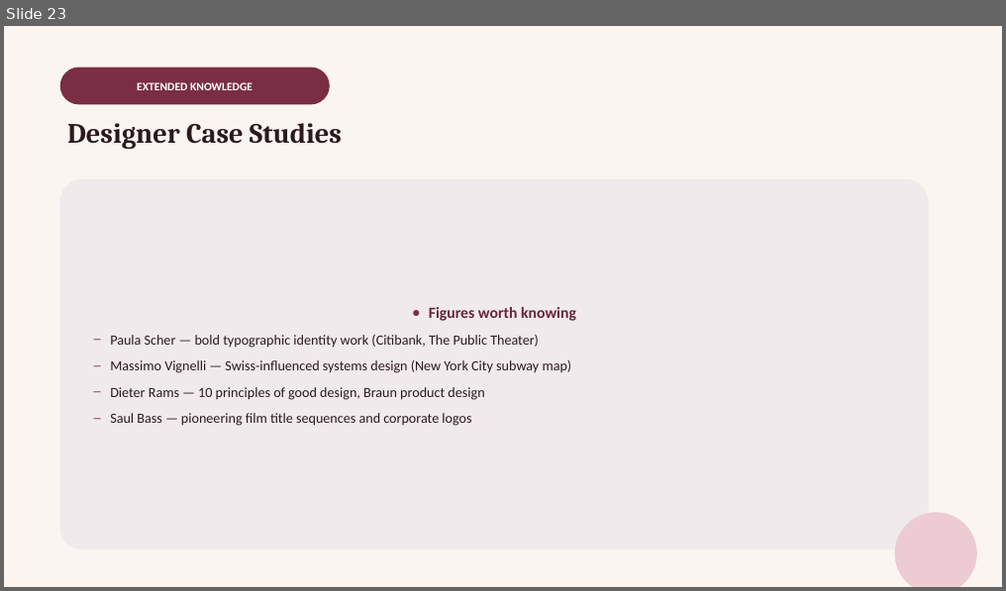
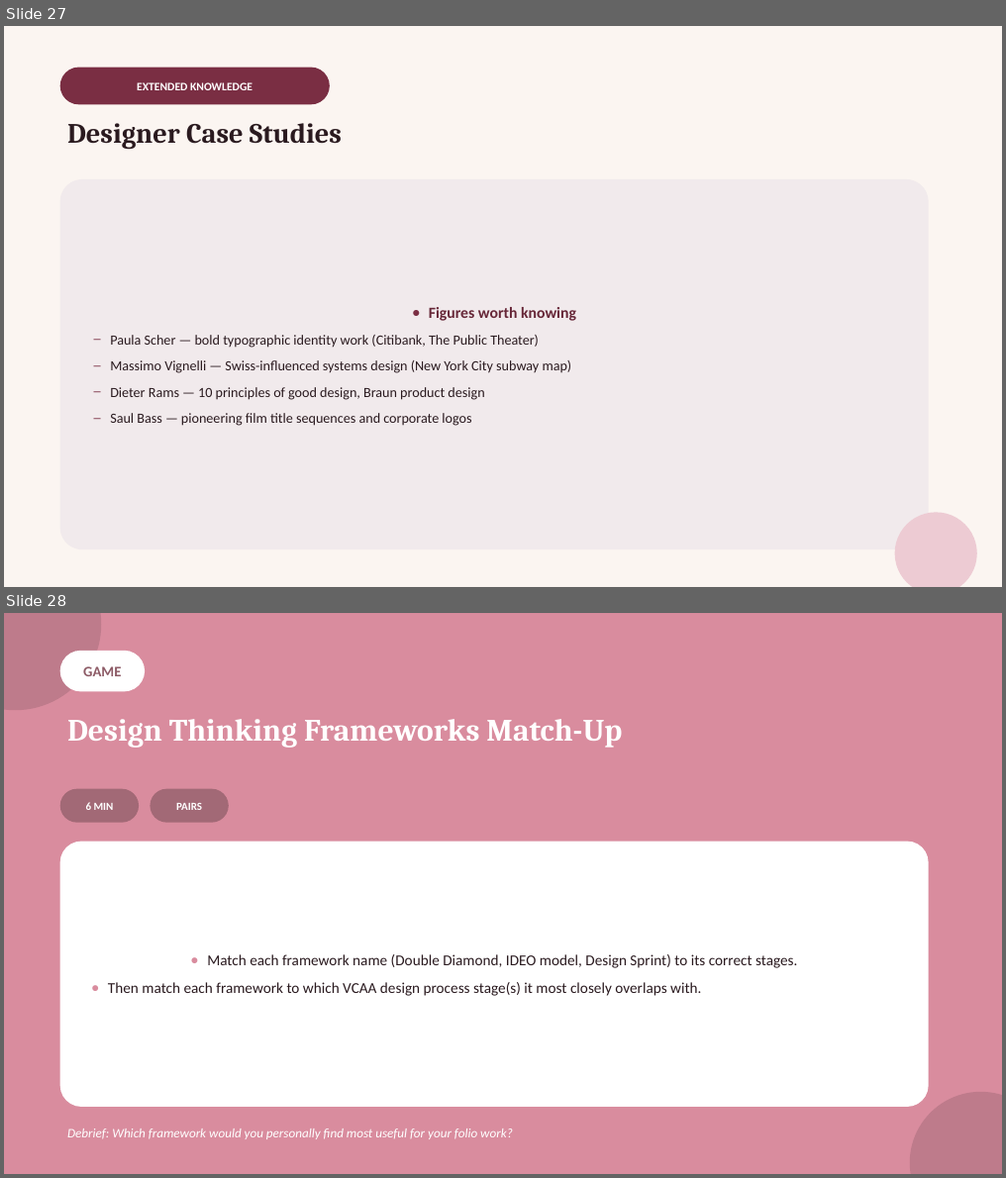
Before and after one commit to melodywyc0710/chuck, a slide deck: teaching-materials/vcd-vce/powerpoint/Unit2-Design-Contexts-and-Connections.pptx. Shown one above the other, each under a label of ours: slide 23 before the commit, slides 27 and 28 after it. The pictures are 1006x591 and 1006x1178 pixels, drawn with LibreOffice and Linux fonts; fonts in the diff are those of the drawing. Boxes give left, top, right and bottom in pixels: in the first picture for what was removed or moved away, otherwise in the second. Text is boxed around its words. In the diff, an @@ line names an element or a change of style, - is before the commit and + after.

```diff
--- a/teaching-materials/vcd-vce/powerpoint/Unit2-Design-Contexts-and-Connections.pptx
+++ b/teaching-materials/vcd-vce/powerpoint/Unit2-Design-Contexts-and-Connections.pptx
@@ slide 28 added at [4,613,1002,1174], background #D98C9E @@
@@ ellipse added at [4,613,101,710], fill #BE7B8B @@
@@ rounded rectangle added at [60,651,145,691], fill #FFFFFF, 14 pt, text #8D5B66, bold @@
+GAME
@@ text added at [67,719,622,748], 30 pt, text #FFFFFF, bold @@
+Design Thinking Frameworks Match-Up
@@ rounded rectangle added at [60,789,139,823], fill #A26976, 10.5 pt, text #FFFFFF, bold @@
+6 MIN
@@ rounded rectangle added at [150,789,229,823], fill #A26976, 10.5 pt, text #FFFFFF, bold @@
+PAIRS
@@ rounded rectangle added at [60,842,929,1107], fill #FFFFFF, 14.5 pt, text #2A1A1F @@
+● Match each framework name (Double Diamond, IDEO model, Design Sprint) to its correct stages.
+● Then match each framework to which VCAA design process stage(s) it most closely overlaps with.
@@ ellipse added at [910,1092,1002,1174], fill #BE7B8B @@
@@ text added at [67,1129,513,1140], 12.5 pt, text #FFFFFF, italic @@
+Debrief: Which framework would you personally find most useful for your folio work?
@@ what was slide 23 is now slide 27 @@
```
Also in this commit, not shown: 5 other slides added, 4 other files.
